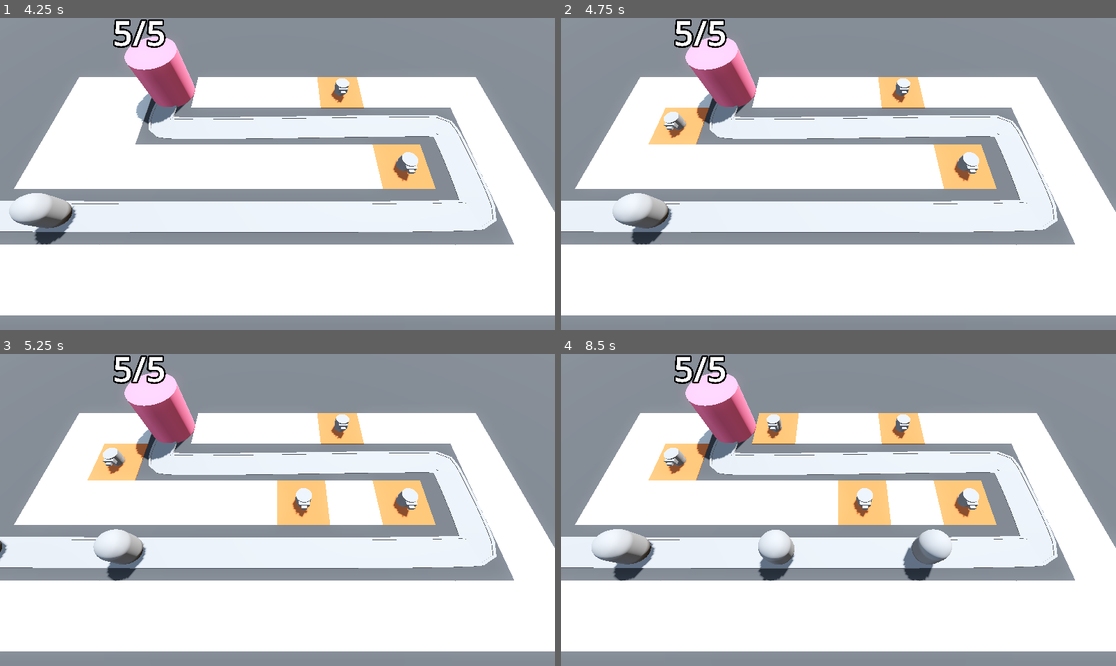
Above: before the commit, frames 1-4 (two rows, left to right).
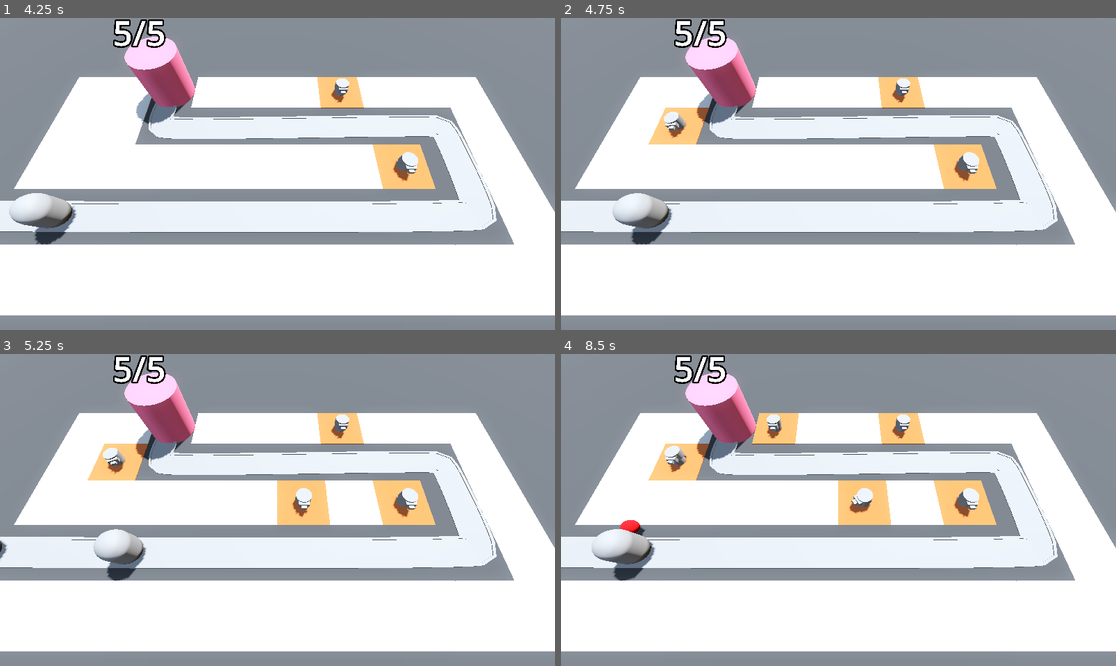
Above: after the commit, the same moments.

Repository: ivdobry/barbarianTD
Game: Godot game, scene res://scenes/base_level.tscn
The game is run twice, just before and just after one commit, with the same random seed, the same clock (stepped at 60 frames per second) and the same inputs.
Inputs (mouse positions are in pixels of both pictures, inside the frame that each line leads up to):
- Up to frame 1 (4.25 s): tap Enter at 0.5, 2 s; move the mouse to (399, 158) at 0.52 s; press the mouse at (399, 158) at 0.53 s; tap Space at 1.25, 2.75 s; move the mouse to (166, 189) at 1.27 s; release the mouse at (166, 189) at 1.28 s; click (166, 189) at 1.35 s; move the mouse to (333, 105) at 2.02 s; press the mouse at (333, 105) at 2.03 s; move the mouse to (249, 236) at 2.77 s; release the mouse at (249, 236) at 2.78 s; click (249, 236) at 2.85 s; move the mouse to (444, 220) at 3.52 s; press the mouse at (444, 220) at 3.53 s
- Up to frame 2 (4.75 s): move the mouse to (672, 127) at 4.27 s; release the mouse at (672, 127) at 4.28 s; click (672, 127) at 4.35 s
- Up to frame 3 (5.25 s): move the mouse to (305, 510) at 5.02 s; press the mouse at (305, 510) at 5.03 s
- Up to frame 4 (8.5 s): move the mouse to (755, 432) at 5.77 s; release the mouse at (755, 432) at 5.78 s; click (755, 432) at 5.85 s; move the mouse to (960, 494) at 6.52 s; press the mouse at (960, 494) at 6.53 s; move the mouse to (727, 525) at 7.27 s; release the mouse at (727, 525) at 7.28 s; click (727, 525) at 7.35 s; move the mouse to (894, 441) at 8.02 s; press the mouse at (894, 441) at 8.03 s

Frame 1 is identical in both runs. In frame 2, less than 0.1% of the frame differs, in the area x 18-23%, y 32-39%; in frame 3, less than 0.1%; in frame 4, 1.8%, in the area x 10-71%, y 29-73%.
Error before the commit: Invalid access to property or key 'global_position' on a base object of type 'Timer'. (res://scenes/turret/turret.gd:31)

Commit message:
Fix turret bug can't find target.

Diff:
--- a/scenes/base_level.tscn
+++ b/scenes/base_level.tscn
@@ -117,4 +117,4 @@
 turret = ExtResource("6_3aqo6")
 enemy_path = NodePath("../EnemyPath")
 
-[connection signal="timeout" from="EnemyPath/Timer" to="EnemyPath" method="_on_timer_timeout"]
+[connection signal="timeout" from="EnemyPath/Timer" to="EnemyPath" method="_spawn_enemy"]
--- a/scenes/enemy_path.gd
+++ b/scenes/enemy_path.gd
@@ -6,6 +6,3 @@
 func _spawn_enemy() -> void:
 	var new_enemy = enemy_scene.instantiate()
 	add_child(new_enemy)
-
-func _on_timer_timeout() -> void:
-	_spawn_enemy()
--- a/scenes/turret/turret.gd
+++ b/scenes/turret/turret.gd
@@ -28,10 +28,11 @@
 	var best_target = null
 	var best_progress := 0
 	for enemy in enemy_path.get_children():
-		var distance = global_position.distance_to(enemy.global_position)
-		if enemy is PathFollow3D and distance <= turret_range:
+		if enemy is PathFollow3D:
 			if enemy.progress > best_progress:
-				best_target = enemy
-				best_progress = enemy.progress
+				var distance = global_position.distance_to(enemy.global_position)
+				if distance <= turret_range:
+						best_target = enemy
+						best_progress = enemy.progress
 
 	return best_target
